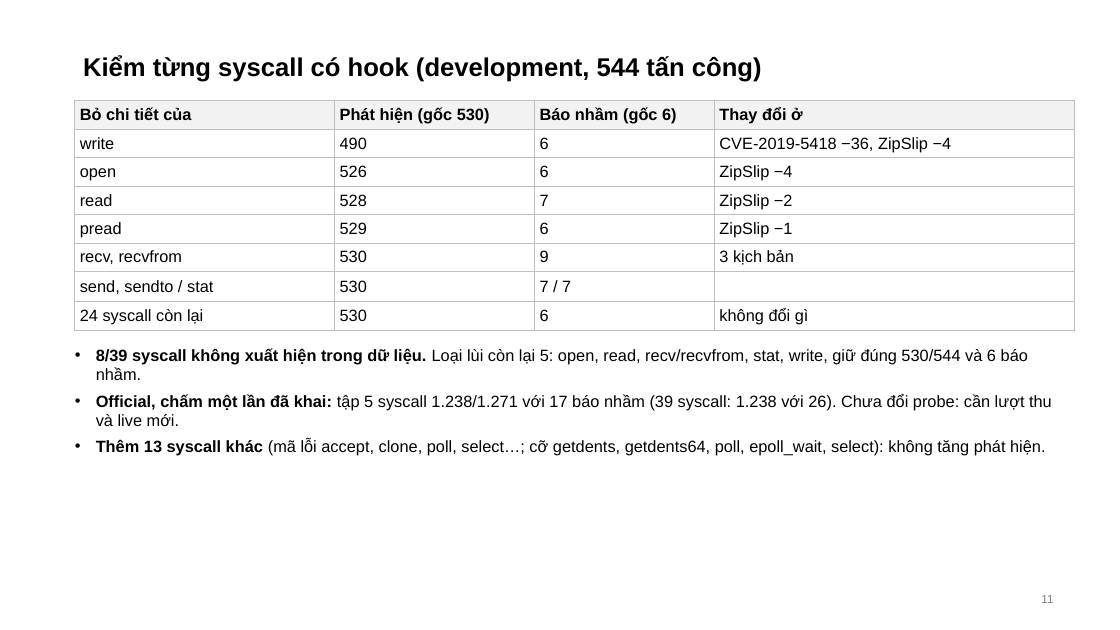
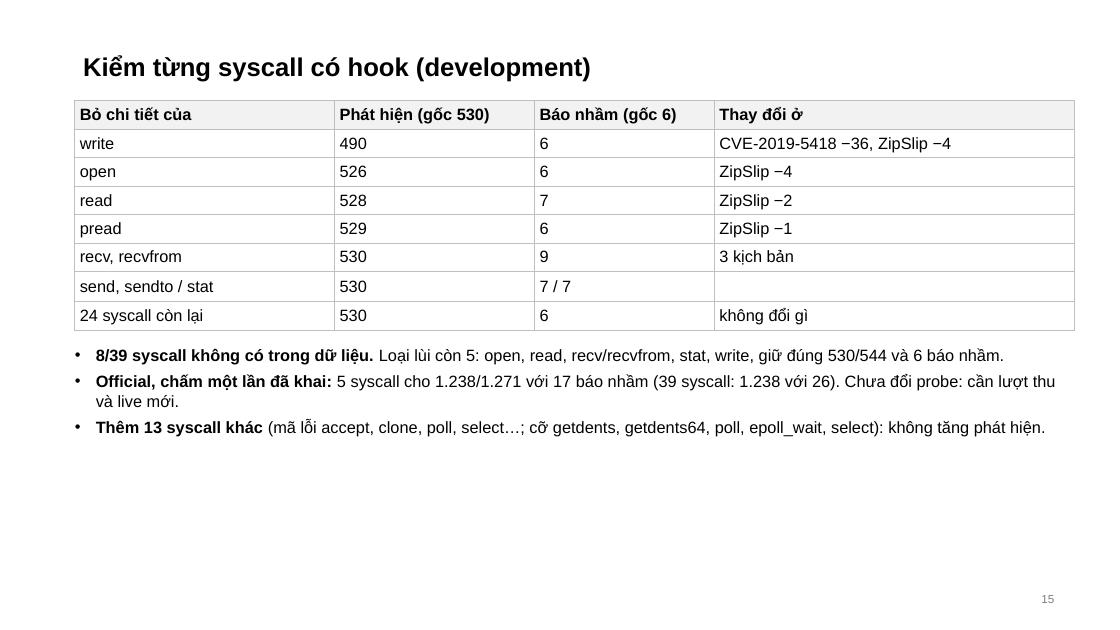
Before and after one commit to tndat-dev/eBPF-project, a slide deck: slide 15 of docs/Slide-runtime_security(13_11).pptx (slide 11 before the commit). Drawn at 1120x630 pixels with LibreOffice and Linux fonts; fonts in the diff are those of the drawing. Boxes give left, top, right and bottom in pixels: in the first picture for what was removed or moved away, otherwise in the second. Text is boxed around its words. In the diff, an @@ line names an element or a change of style, - is before the commit and + after.

```diff
--- a/docs/Slide-runtime_security(13_11).pptx
+++ b/docs/Slide-runtime_security(13_11).pptx
@@ title at [83, 56, 591, 82]: text changed @@
-Kiểm từng syscall có hook (development, 544 tấn công)
+Kiểm từng syscall có hook (development)
@@ text at [96, 348, 1056, 407]: text changed @@
-• 8/39 syscall không xuất hiện trong dữ liệu. Loại lùi còn lại 5: open, read, recv/recvfrom, stat, write, giữ đúng 530/544 và 6 báo nhầm.
-• Official, chấm một lần đã khai: tập 5 syscall 1.238/1.271 với 17 báo nhầm (39 syscall: 1.238 với 26). Chưa đổi probe: cần lượt thu và live mới.
+• 8/39 syscall không có trong dữ liệu. Loại lùi còn 5: open, read, recv/recvfrom, stat, write, giữ đúng 530/544 và 6 báo nhầm.
+• Official, chấm một lần đã khai: 5 syscall cho 1.238/1.271 với 17 báo nhầm (39 syscall: 1.238 với 26). Chưa đổi probe: cần lượt thu và live mới.
@@ page number at [1041, 595, 1054, 603]: text changed @@
-11
+15
```
Also in this commit, not shown: 8 other slides changed, 14 slides added, 8 slides removed, 8 other files.
